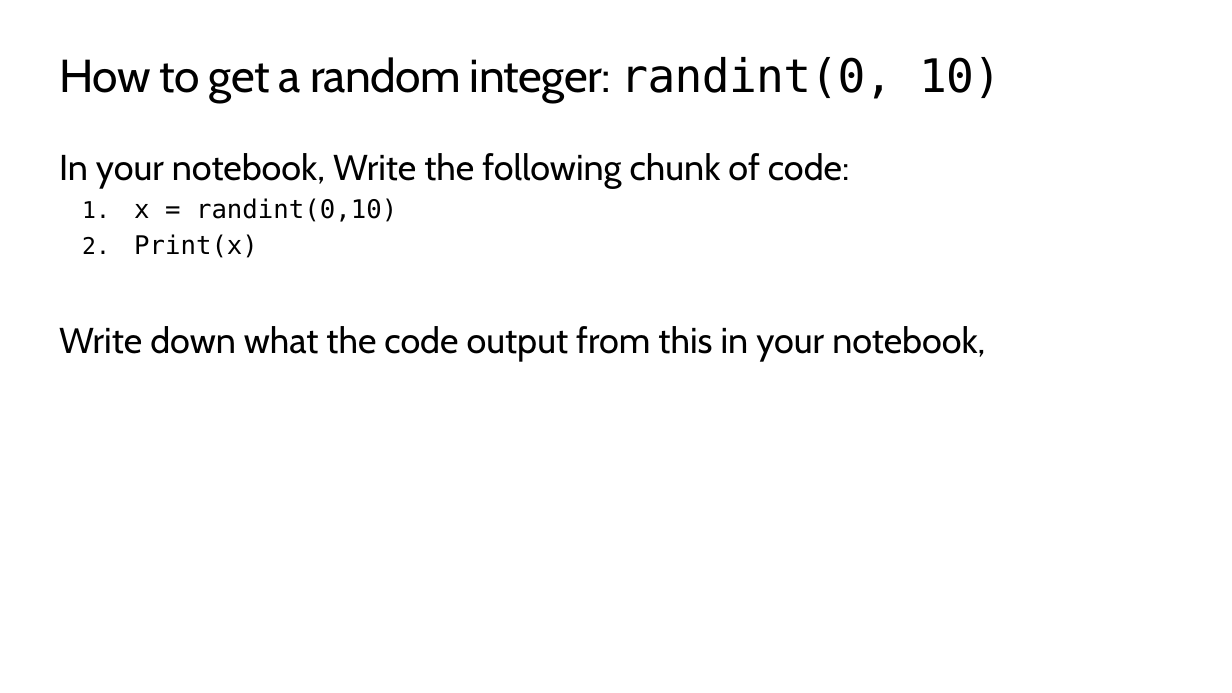
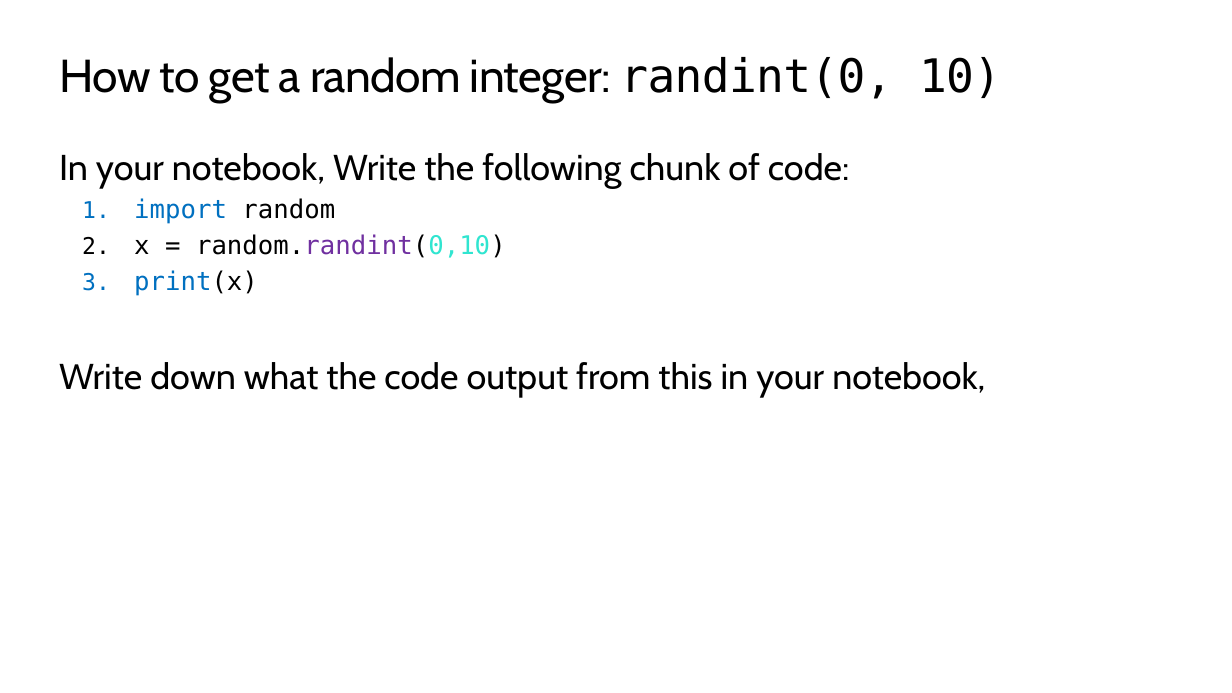
Before and after one commit to TEALSK12/2nd-semester-introduction-to-computer-science, a slide deck: slide 9 of units/2_unit/slidedecks/Intro Python 2.01 TEALS.pptx (slide 7 before the commit). Drawn at 1232x693 pixels with LibreOffice and Linux fonts; fonts in the diff are those of the drawing; background and template pictures are left out. Boxes give left, top, right and bottom in pixels: in the first picture for what was removed or moved away, otherwise in the second. Text is boxed around its words. In the diff, an @@ line names an element or a change of style, - is before the commit and + after.

```diff
--- a/units/2_unit/slidedecks/Intro Python 2.01 TEALS.pptx
+++ b/units/2_unit/slidedecks/Intro Python 2.01 TEALS.pptx
@@ text at bbox=[134, 198, 506, 296]: text changed @@
-  1. x = randint(0,10)
-  2. Print(x)
+  1. import random
+  2. x = random.randint(0,10)
+  3. print(x)
```
Also in this commit, not shown: 1 other slide changed, 2 slides added, 6 other files.
